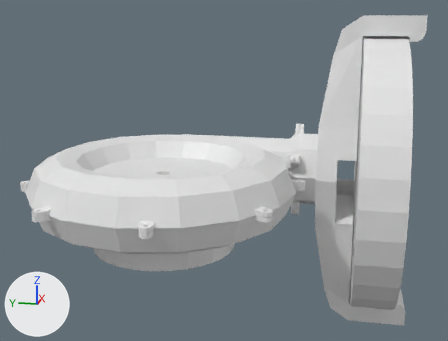
Renders of the Blender file francis_turbine.blend from each side of a commit.
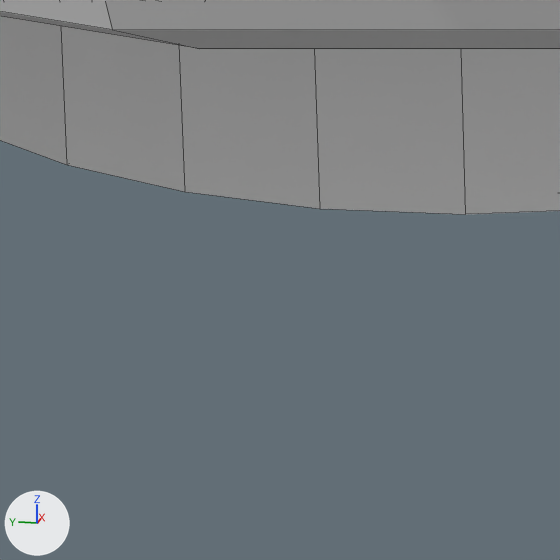
The first picture shows the older version from a 50 mm lens placed at (-48.5, -12.7, 11.7), pointed at (-3.4, -3.7, 0.4). The close-ups show both versions on the part from 24% to 37% of the width and 73% to 90% of the height of that picture; other places that the commit changed are outside them. Every picture has the same lights, and +X, +Y and +Z are marked at lower left. The close-ups show mesh edges as thin lines.
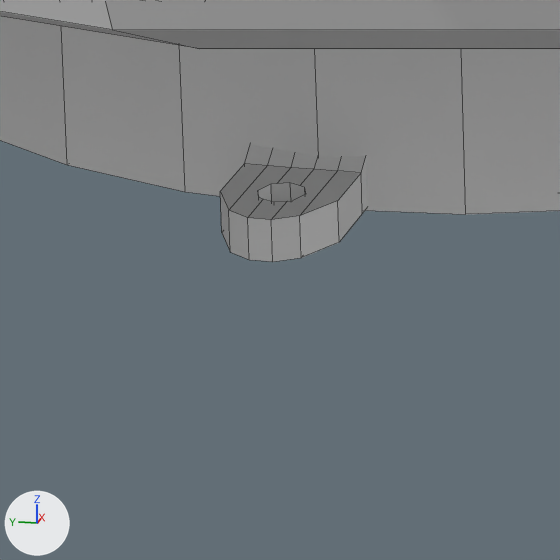
Boxes (x1, y1, x2, y2) around the edits, measured in the close-ups (560 x 560 px):
'Screw_ear.018', added: after (220, 144, 367, 262)

The edits, one by one:
Object 'Screw_ear.018' (ob_screw_ear_018) is new; it shows me_cube_001.
Its location is (-12.635, 0.084, -4.217).
Its rotation in degrees is (0, 0, 180).
Its scale is (0.412, 0.412, 0.149).
